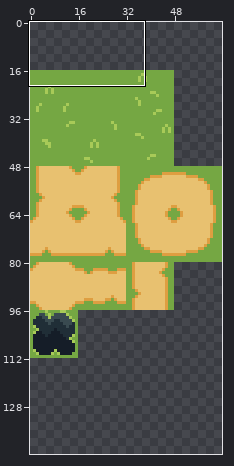
Two versions of one sprite sheet, tilemap/floor.png. Above, an overview of the earlier version with the close-up marked.
Close-up. The starting point:
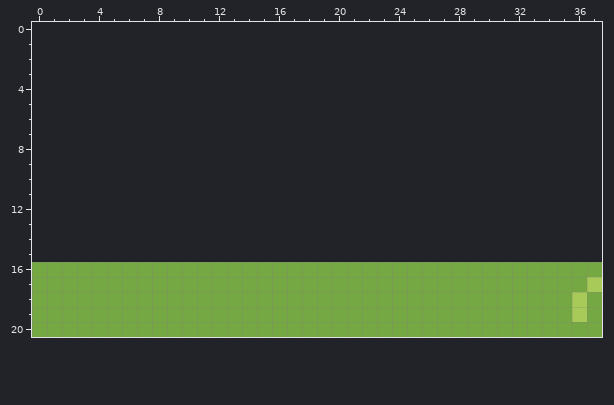
The file is 64x96 pixels. Shown: x 0..37, y 0..20. The old version is drawn lined up with the new one, on the new canvas. The commit also changed other parts of the picture, which this record leaves out.
Once edited:
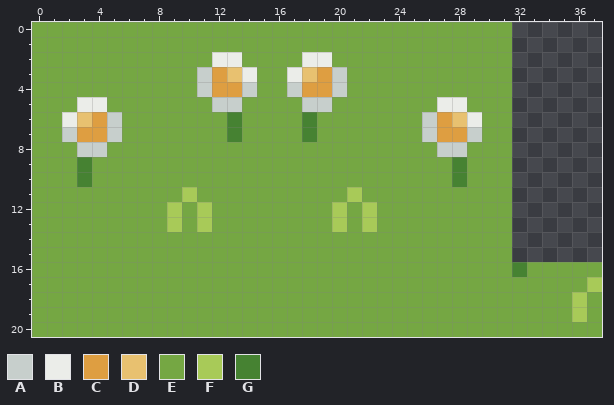
Palette (. is transparent): A #c7cfcc  B #ebede9  C #de9e41  D #e8c170  E #75a743  F #a8ca58  G #468232
The edit:
canvas 64x96 -> 64x144, the old top-left corner now at 0,16
The edit adds colour A in row 3 at x 11 and 20; in row 4 at x 11, 14, 17 and 20; in row 5 at x 12 to 13 and 18 to 19; in row 6 at x 5 and 26; in row 7 at x 2, 5, 26 and 29; in row 8 at x 3 to 4 and 27 to 28.
The edit adds colour B in row 2 at x 12 to 13 and 18 to 19; in row 3 at x 14 and 17; in row 5 at x 3 to 4 and 27 to 28; in row 6 at x 2 and 29.
The edit adds colour C in row 3 at x 12 and 19; in row 4 at x 12 to 13 and 18 to 19; in row 6 at x 4 and 27; in row 7 at x 3 to 4 and 27 to 28.
The edit adds colour D in row 3 at x 13 and 18; in row 6 at x 3 and 28.
The edit adds colour E in rows 0 to 1 at x 0 to 31; in row 2 at x 0 to 11, 14 to 17 and 20 to 31; in rows 3 to 4 at x 0 to 10, 15 to 16 and 21 to 31; in row 5 at x 0 to 2, 5 to 11, 14 to 17, 20 to 26 and 29 to 31; in rows 6 to 7 at x 0 to 1, 6 to 12, 14 to 17, 19 to 25 and 30 to 31; in row 8 at x 0 to 2, 5 to 26 and 29 to 31.
The edit adds colour E in rows 9 to 10 at x 0 to 2, 4 to 27 and 29 to 31; in row 11 at x 0 to 9, 11 to 20 and 22 to 31; in rows 12 to 13 at x 0 to 8, 10, 12 to 19, 21 and 23 to 31; in rows 14 to 15 at x 0 to 31.
The edit adds colour F in row 11 at x 10 and 21; in rows 12 to 13 at x 9, 11, 20 and 22.
The edit adds colour G in rows 6 to 7 at x 13 and 18; in rows 9 to 10 at x 3 and 28.
Colour E gives way to colour G in row 16 at x 32.
Pixel boxes of the changes (left, top, right, bottom) in both close-ups:
changed: (32, 22, 527, 277)
